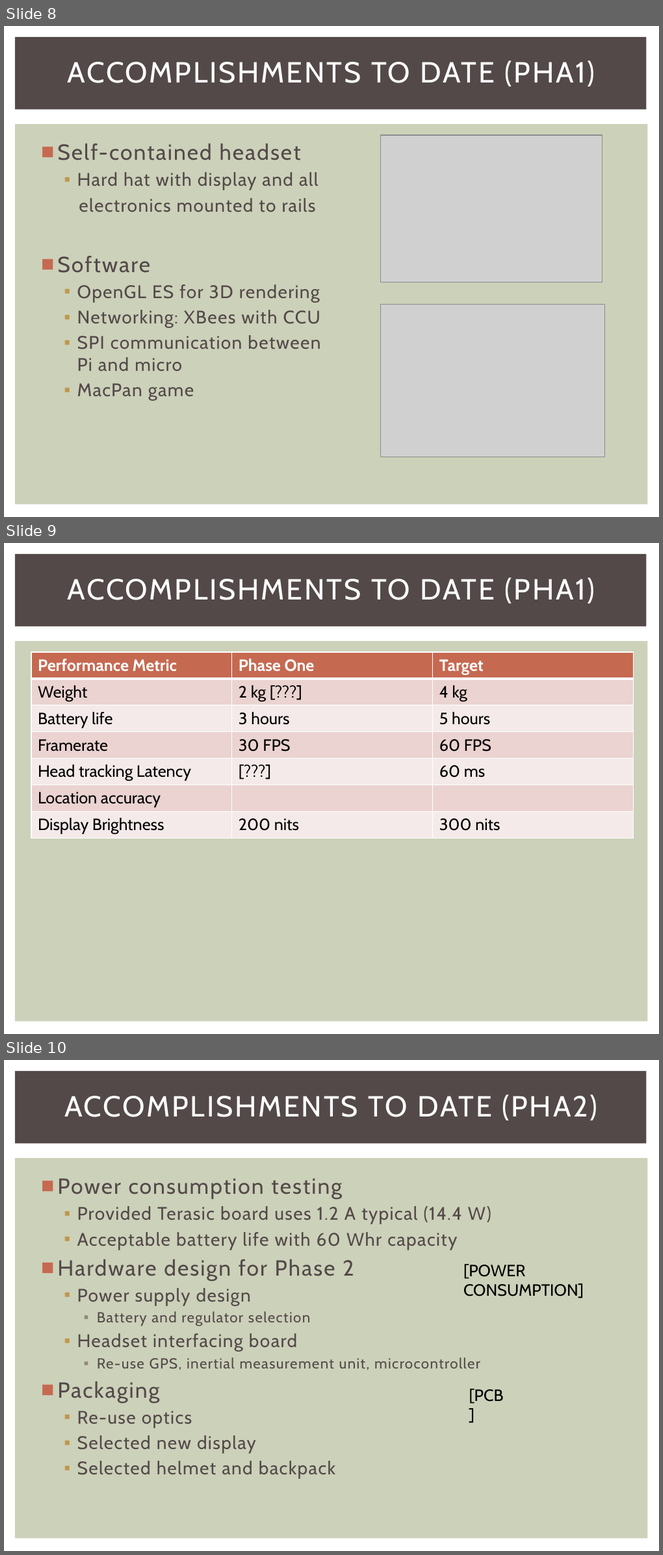
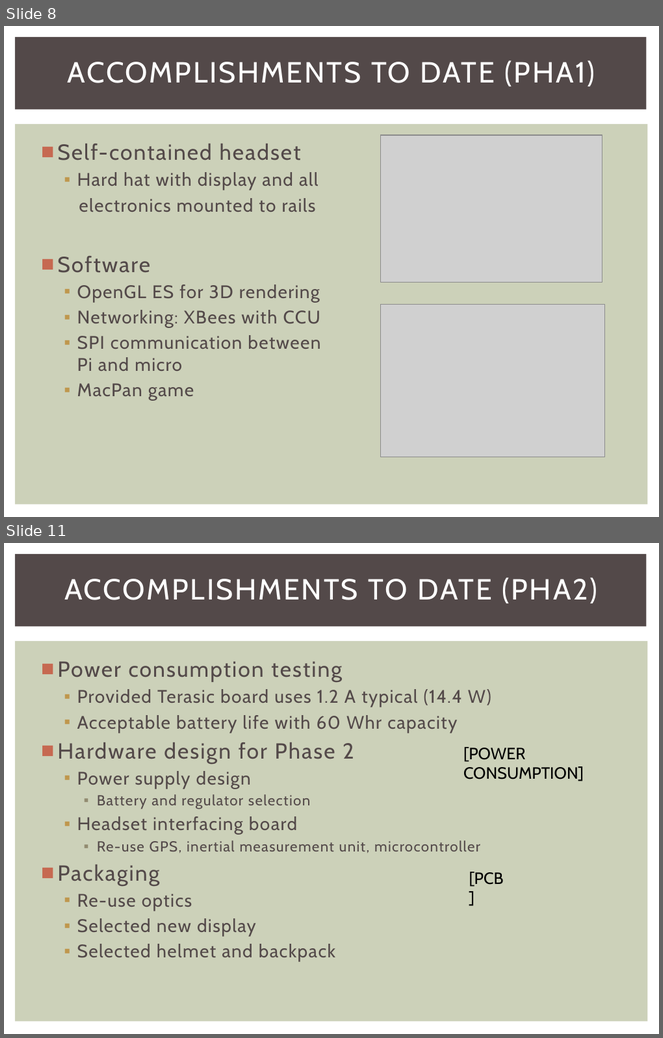
Before and after one commit to snowpuppy/augreality, a slide deck: doc/AugRealityMidReview.pptx. Shown one above the other, each under a label of ours: slides 8, 9 and 10 before the commit, slides 8 and 11 after it; the slides between them are not shown. The pictures are 663x1555 and 663x1038 pixels, drawn with LibreOffice and Linux fonts; fonts in the diff are those of the drawing; grey boxes stand for pictures. Boxes give left, top, right and bottom in pixels: in the first picture for what was removed or moved away, otherwise in the second. Text is boxed around its words. In the diff, an @@ line names an element or a change of style, - is before the commit and + after.

Commit message:
updated performance metrics section of midreview ppt

```diff
--- a/doc/AugRealityMidReview.pptx
+++ b/doc/AugRealityMidReview.pptx
@@ slide 9 removed at bbox=[4, 543, 659, 1034], background #FFFFFF; not listed: 2 template elements that a slide beside it also shows @@
@@ title removed at bbox=[68, 577, 595, 603] @@
-ACCOMPLISHMENTS TO DATE (PHA1)
@@ table removed at bbox=[31, 652, 633, 839], 7 rows, 3 columns @@
-Performance Metric | Phase One | Target
-Weight | 2 kg [???] | 4 kg
-Battery life | 3 hours | 5 hours
-Framerate | 30 FPS | 60 FPS
-Head tracking Latency | [???] | 60 ms
-Location accuracy |  | 
-Display Brightness | 200 nits | 300 nits
@@ what was slide 10 is now slide 11 @@
```
Also in this commit, not shown: 2 slides added.
